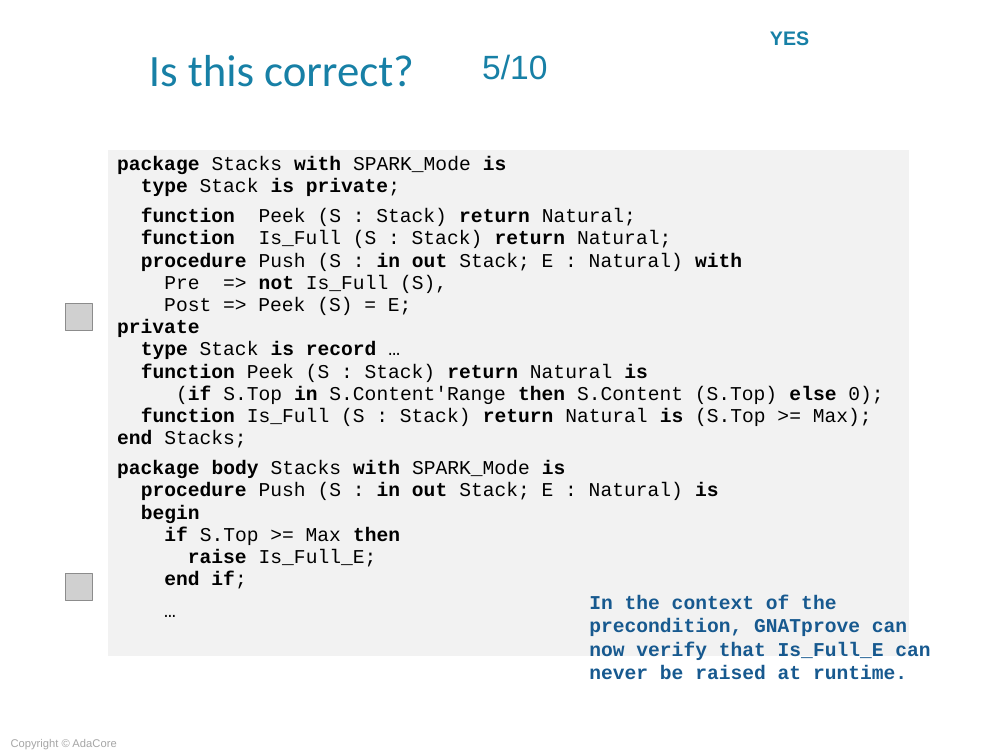
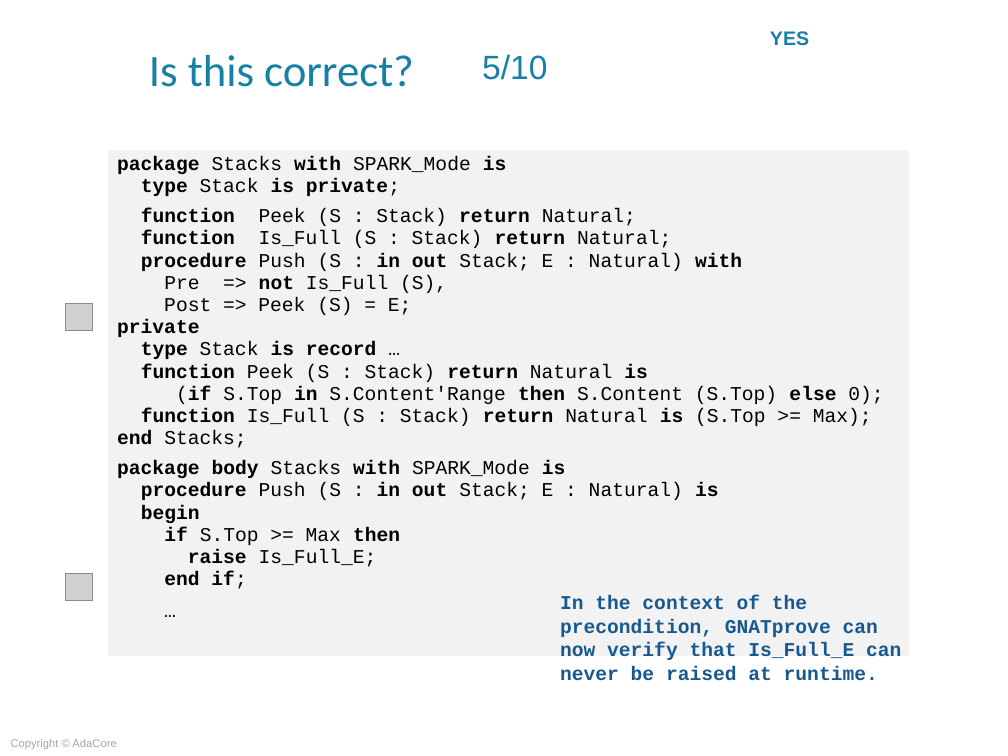
Before and after one commit to AdaCoreU/Courses, a slide deck: slide 28 of lectures/06_SPARK_2014/03_Proof_Of_Program_Integrity/Slides/03_Proof_Of_Program_Integrity.ppt. Drawn at 1008x756 pixels with LibreOffice and Linux fonts; fonts in the diff are those of the drawing; grey boxes stand for pictures; background and template pictures are left out. Boxes give left, top, right and bottom in pixels: in the first picture for what was removed or moved away, otherwise in the second. Text is boxed around its words. In the diff, an @@ line names an element or a change of style, - is before the commit and + after.

```diff
--- a/lectures/06_SPARK_2014/03_Proof_Of_Program_Integrity/Slides/03_Proof_Of_Program_Integrity.ppt
+++ b/lectures/06_SPARK_2014/03_Proof_Of_Program_Integrity/Slides/03_Proof_Of_Program_Integrity.ppt
@@ text "In the context of the ..." moved from (x1=589, y1=595, x2=930, y2=680) to (x1=560, y1=595, x2=901, y2=681) @@
```
Also in this commit, not shown: 9 other slides changed, 3 other files.
